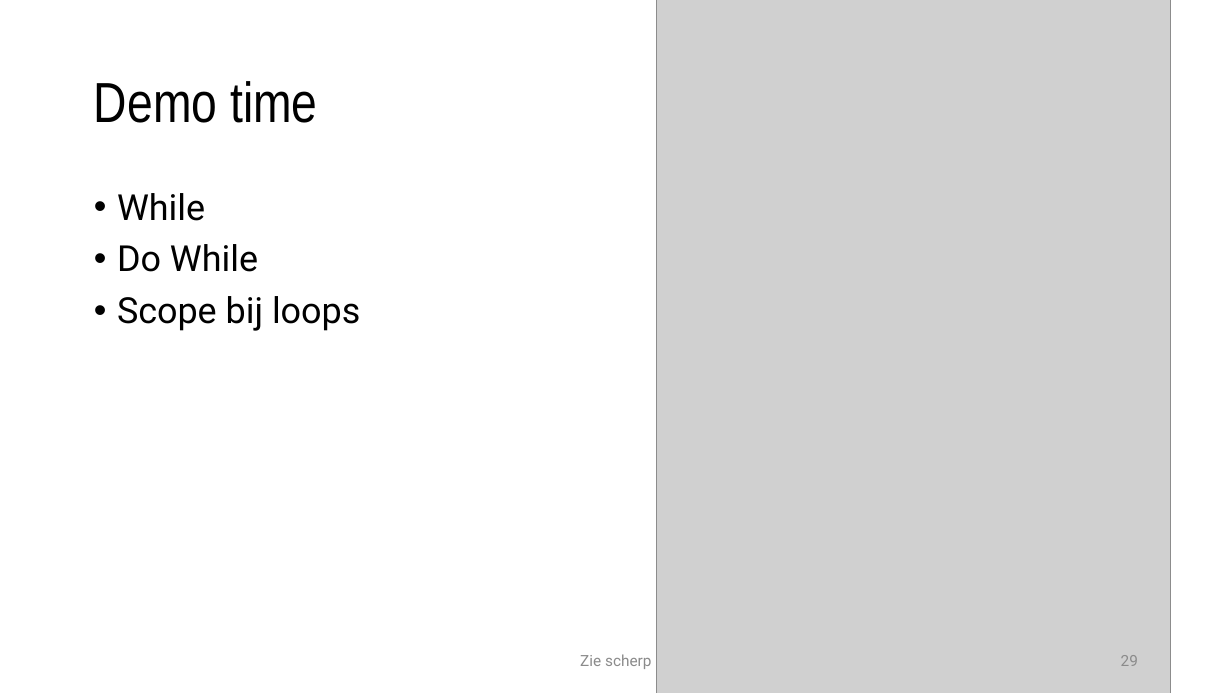
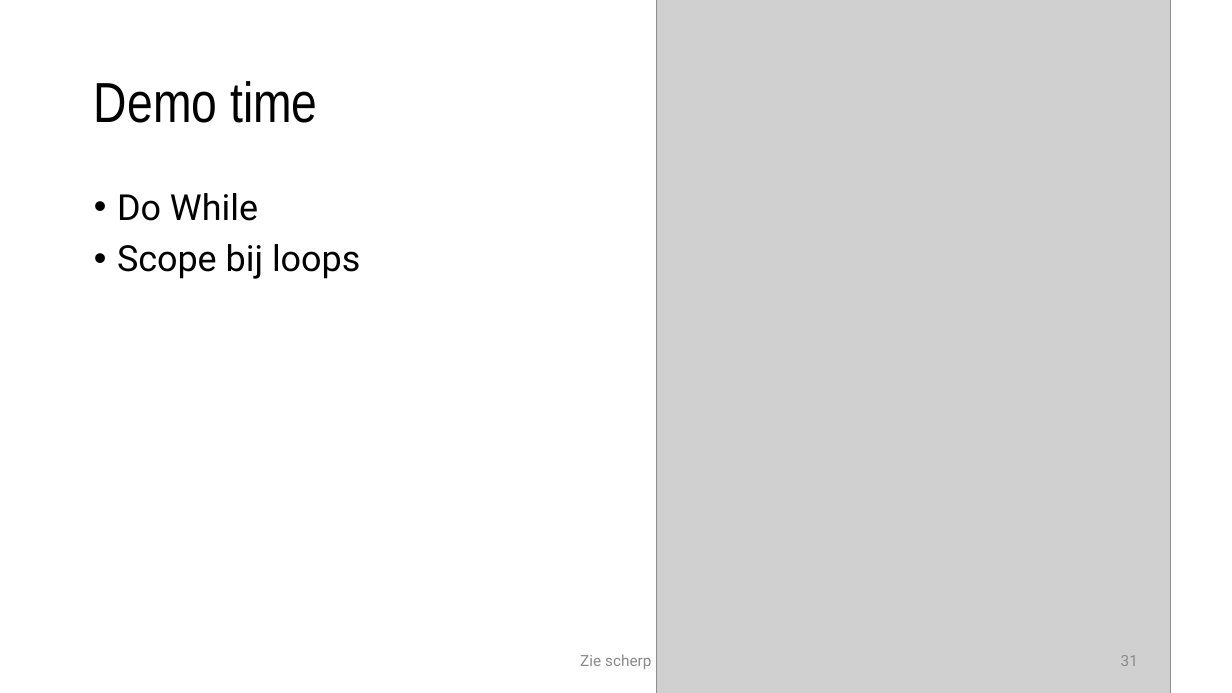
Before and after one commit to timdams/csharpbook, a slide deck: slide 31 of _SLIDES/2020_DEEL1/H6- Herhalingen/H6-herhalingen.pptx (slide 29 before the commit). Drawn at 1232x693 pixels with LibreOffice and Linux fonts; fonts in the diff are those of the drawing; grey boxes stand for pictures; background and template pictures are left out. Boxes give left, top, right and bottom in pixels: in the first picture for what was removed or moved away, otherwise in the second. Text is boxed around its words. In the diff, an @@ line names an element or a change of style, - is before the commit and + after.

```diff
--- a/_SLIDES/2020_DEEL1/H6- Herhalingen/H6-herhalingen.pptx
+++ b/_SLIDES/2020_DEEL1/H6- Herhalingen/H6-herhalingen.pptx
@@ text at (x1=117, y1=193, x2=205, y2=221): paragraph removed @@
-• While
@@ page number at (x1=1121, y1=655, x2=1138, y2=666): text changed @@
-29
+31
```
Also in this commit, not shown: 1 other slide changed, 2 slides added, 2 other files.
